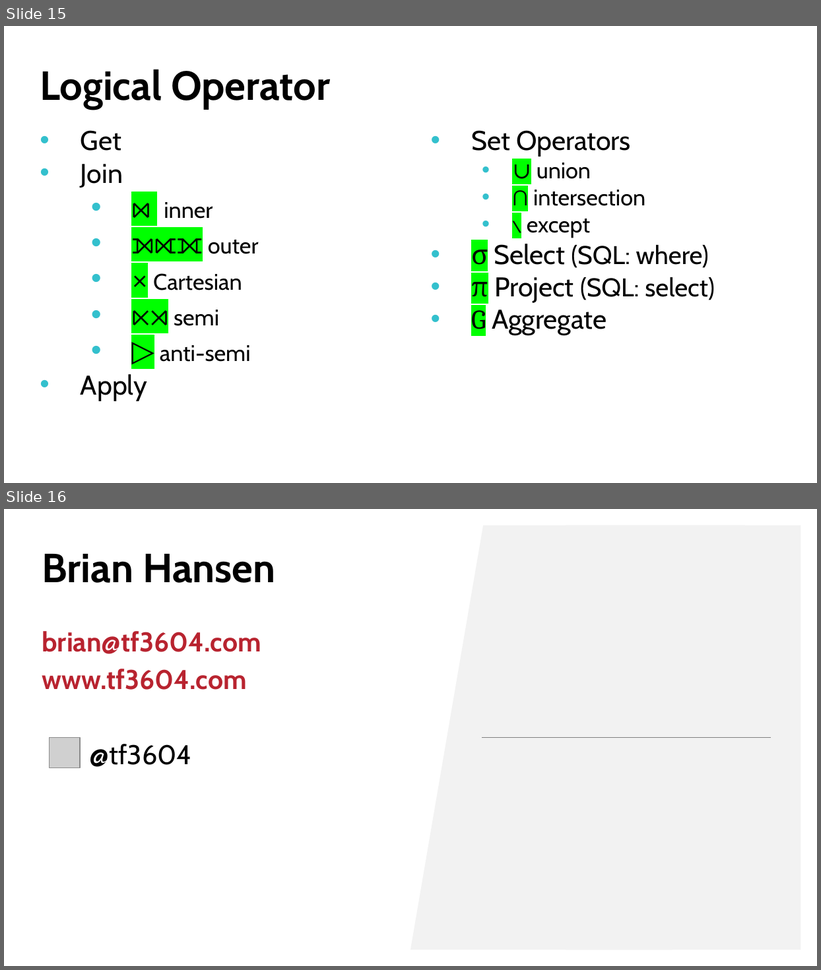
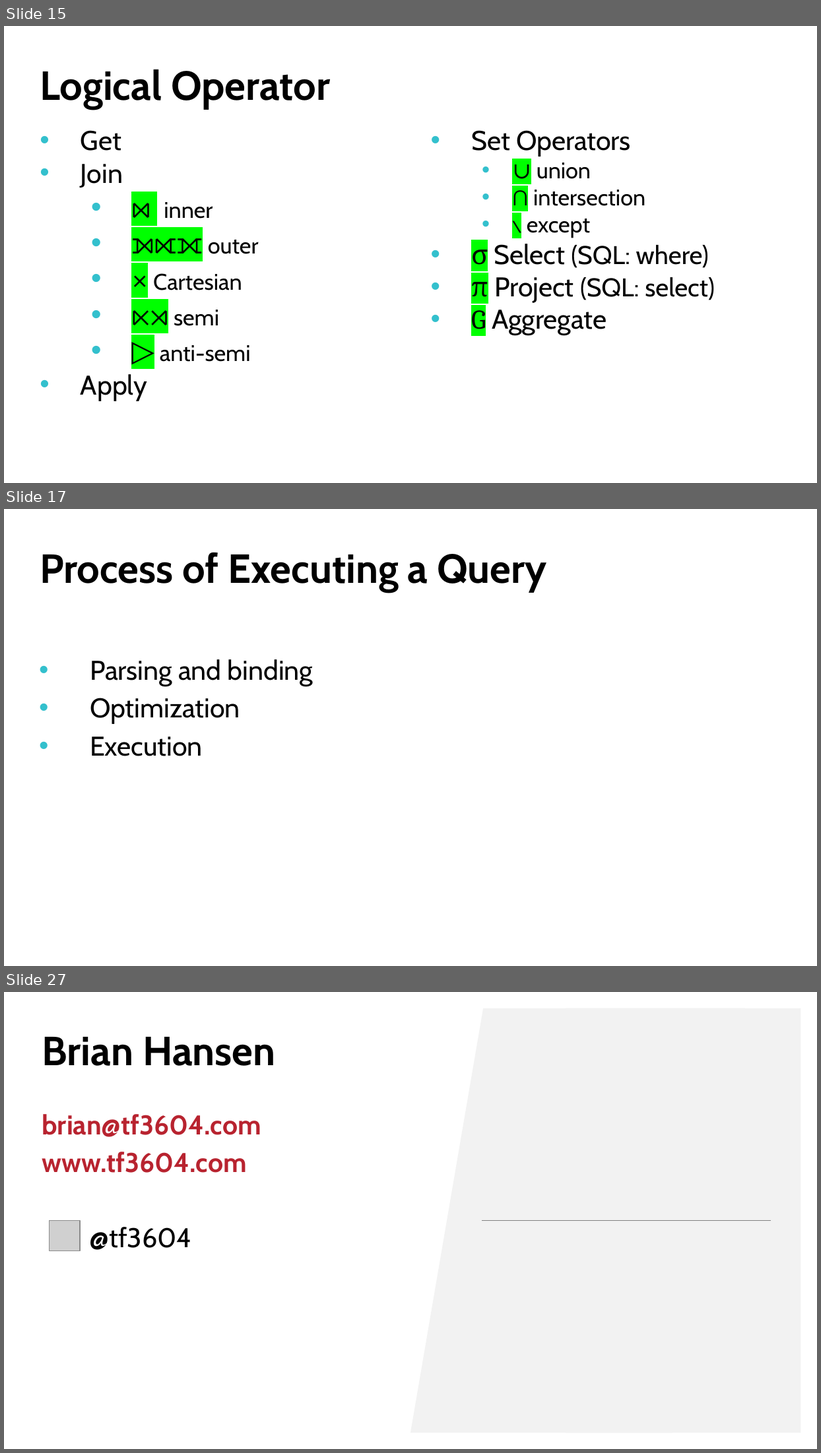
Before and after one commit to tf3604/OptimizerPresentation, a slide deck: Hansen - Get Your Optimizer to Give up All Its Secrets.pptx. Shown one above the other, each under a label of ours: slides 15 and 16 before the commit, slides 15, 17 and 27 after it; the slides between them are not shown. The pictures are 821x970 and 821x1453 pixels, drawn with LibreOffice and Linux fonts; fonts in the diff are those of the drawing; grey boxes stand for pictures; background and template pictures are left out. Boxes give left, top, right and bottom in pixels: in the first picture for what was removed or moved away, otherwise in the second. Text is boxed around its words. In the diff, an @@ line names an element or a change of style, - is before the commit and + after.

```diff
--- a/Hansen - Get Your Optimizer to Give up All Its Secrets.pptx
+++ b/Hansen - Get Your Optimizer to Give up All Its Secrets.pptx
@@ slide 17 added at [4,509,817,966], background picture (left out) @@
@@ title added at [40,552,547,592], 36 pt, text #000000, bold @@
+Process of Executing a Query
@@ text added at [90,659,313,757], 24 pt, text #000000 @@
+• Parsing and binding
+• Optimization
+• Execution
@@ what was slide 16 is now slide 27 @@
```
Also in this commit, not shown: 10 other slides added.
